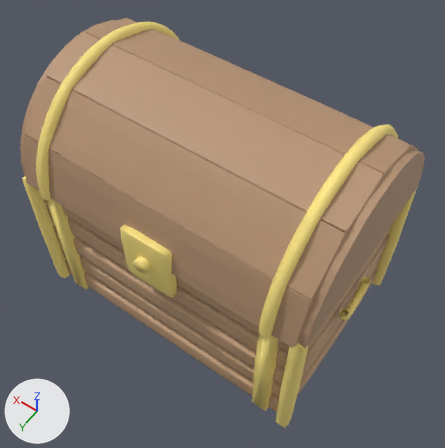
Renders of the glTF model assets/meshes/Chest.glb from each side of a commit.
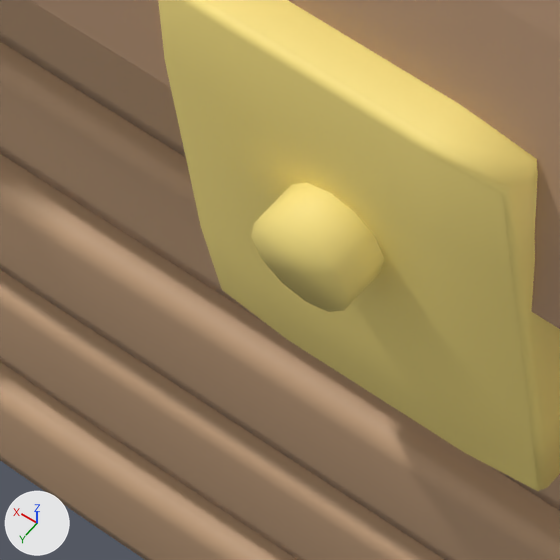
The first picture shows the older version from a camera (50 mm lens) standing at (-3.78, 5.2, 9.87) and looking at (-0.22, 0.22, 2.04). The close-ups show the older and then the newer version on the part from 22% to 39% of the width and 52% to 69% of the height of that picture. Only the edits that show in the close-ups are written down. Every picture has the same lights, and +X, +Y and +Z are marked at lower left. Vertices at exactly the same position are counted once.

Objects in the first close-up: 'Body', 'Lid', 'Trim'.
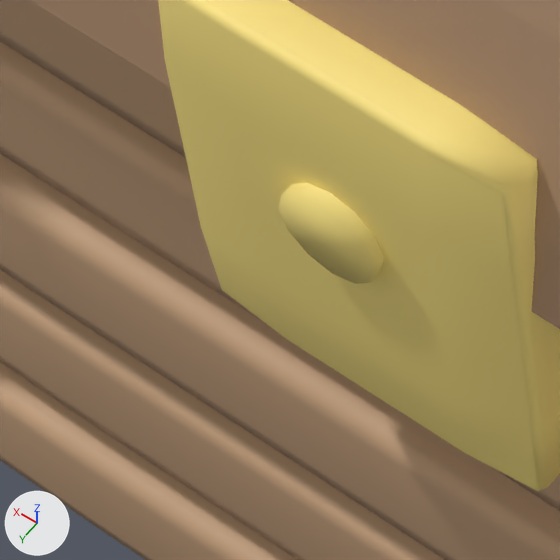
Scene script edits in JSON lines:
```json
{"block": "me_trim", "where": "# used by ob_trim; location = (0.0, 0.0, 0.0)"}
{"op": "remove", "block": "me_trim", "code": "me_trim.from_pydata(...)  # 742 vertices, 1404 faces; spans x -2.61..2.61, y -1.84..1.92, z 0.0..4.52"}
{"op": "add", "block": "me_trim", "code": "me_trim.from_pydata(...)  # 742 vertices, 1404 faces; spans x -2.61..2.61, y -1.84..1.84, z 0.0..4.52"}
{"block": "me_trim", "change": "me_trim part 1: all 13 vertices in x -0.12..0.12, y 1.92, z 2.53..2.77 are moved by (0.0, -0.08, 0.0)"}
```

Boxes (x1, y1, x2, y2) around the edits, measured in the close-ups (560 x 560 px; the box of a moved part takes in the faces that stretch with it):
```json
{"part": 1, "of": "me_trim", "change": "moved or reshaped", "before": [251, 182, 384, 312], "after": [279, 182, 384, 284]}
```
